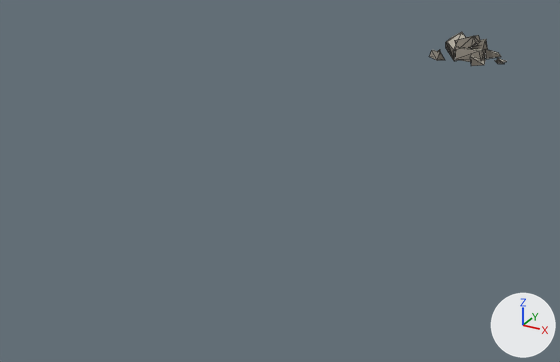
The Blender file art_source/chasm/chasm_props.blend as it was, and as the next commit left it.
The view is the same before and after, from a camera (50 mm lens) standing at (1.86, -41.95, 1.83) and looking at (0.49, -39.47, 0.59). Arrows for +X, +Y and +Z are at lower right; the lights stay in place. The picture after the commit comes second. Mesh edges are drawn as thin lines.

Script lines for the objects in view, before the commit:
```python
me_rubble_a = bpy.data.meshes.new('rubble_a')
me_rubble_a.from_pydata(...)  # 79 vertices, 96 faces, 7 loose edges; spans x -0.345..0.343, y -0.206..0.23, z -0.02..0.23
me_rubble_a.materials.append(mat_palette)  # picture img_palette_png
ob_rubble_a = bpy.data.objects.new('rubble_a', me_rubble_a)
ob_rubble_a.location = (0.0, -35.0, 0.0)
```
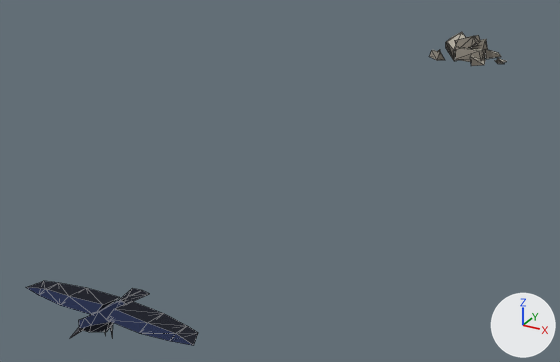
Patch to the scene script:
```diff
--- a/art_source/chasm/chasm_props.blend.py
+++ b/art_source/chasm/chasm_props.blend.py
@@ me_bird @@
+me_bird.from_pydata(...)  # 56 vertices, 80 faces; spans x -0.425..0.425, y -0.207..0.226, z 0.0..0.164
+me_bird.materials.append(mat_palette)  # picture img_palette_png
@@ ob_bird @@
+ob_bird = bpy.data.objects.new('bird', me_bird)
+ob_bird.location = (0.0, -40.0, 0.0)
```

What differs and where, as boxes [x1, y1, x2, y2] in the pictures (560 x 362 px):
'bird', added
    after: [26, 281, 198, 346]
